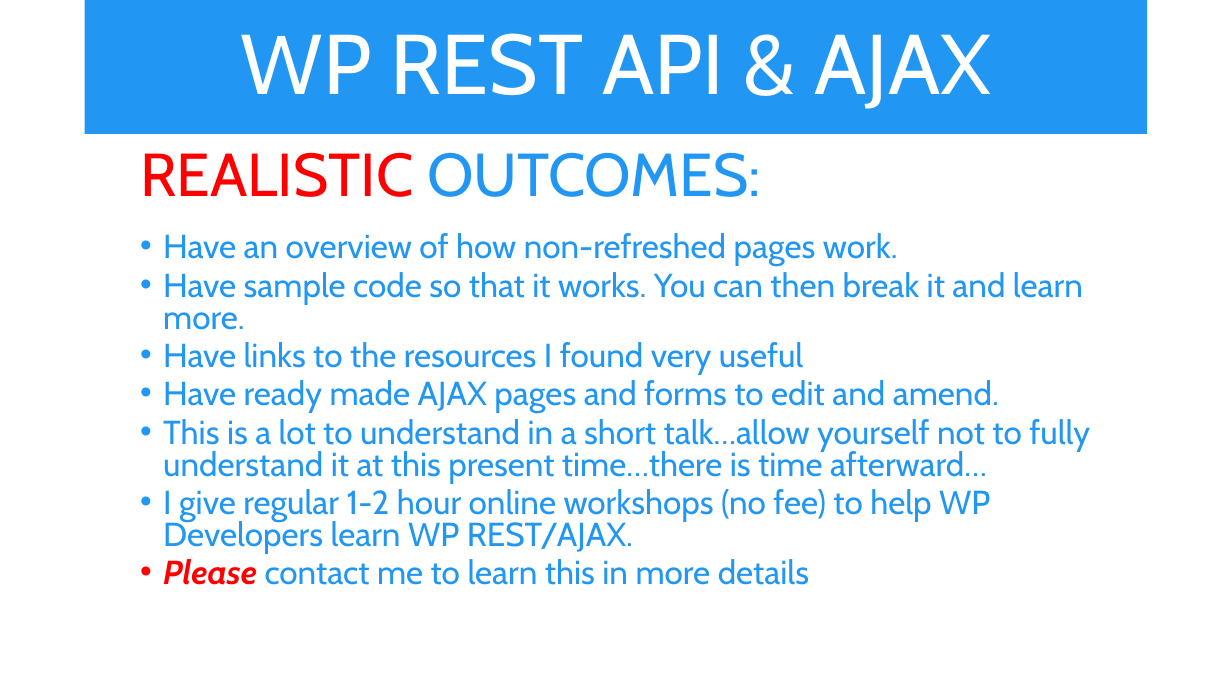
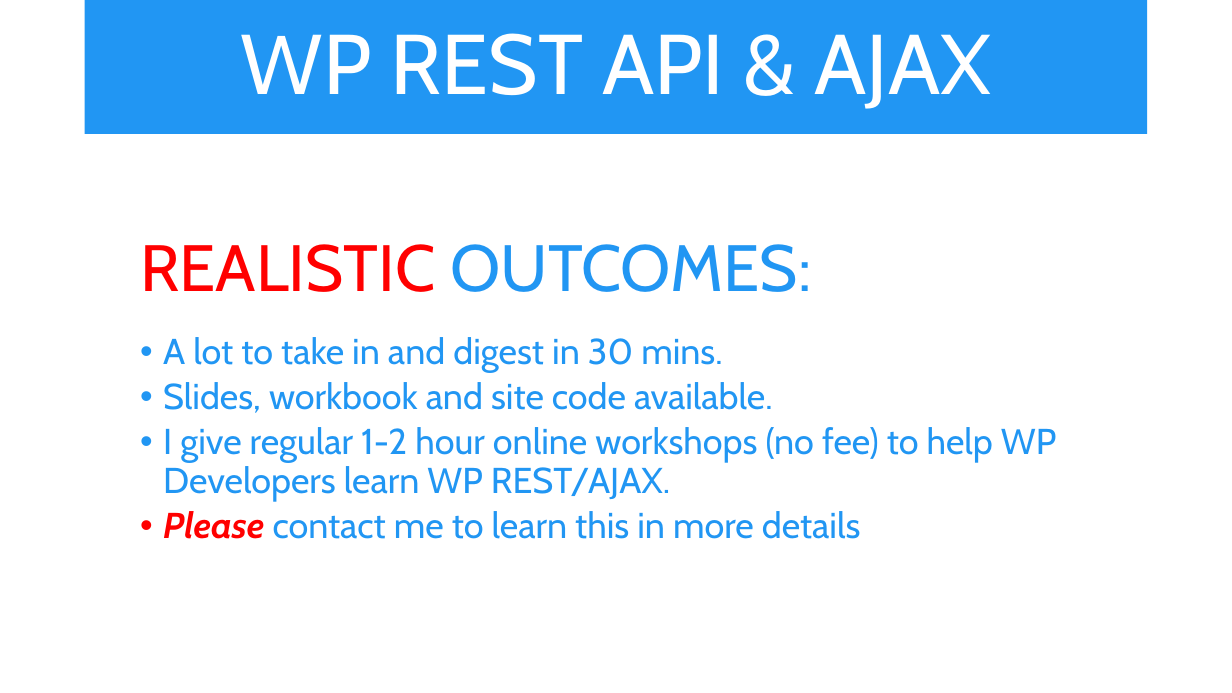
Before and after one commit to iwswordpress/rest, a slide deck: slide 5 of rest-api-workshop.pptx. Drawn at 1232x693 pixels with LibreOffice and Linux fonts; fonts in the diff are those of the drawing. Boxes give left, top, right and bottom in pixels: in the first picture for what was removed or moved away, otherwise in the second. Text is boxed around its words. In the diff, an @@ line names an element or a change of style, - is before the commit and + after.

Commit message:
edit

```diff
--- a/rest-api-workshop.pptx
+++ b/rest-api-workshop.pptx
@@ text at [140,244,1056,539]: size 47.2 to 51 pt in "REALISTIC OUTCOMES:"; size 25.9 to 28 pt in "I give regular 1-2 hour online workshops ...", "Please contact me to learn this in ..."; line spacing 0.8 to 0.9 @@
@@ text at [163,337,773,413]: text changed; size 25.9 to 28 pt @@
-  • Have an overview of how non-refreshed pages work.
-  • Have sample code so that it works. You can then break it and learn more.
-  • Have links to the resources I found very useful
-  • Have ready made AJAX pages and forms to edit and amend.
-  • This is a lot to understand in a short talk…allow yourself not to fully understand it at this present time…there is time afterward…
+  • A lot to take in and digest in 30 mins.
+  • Slides, workbook and site code available.
```
